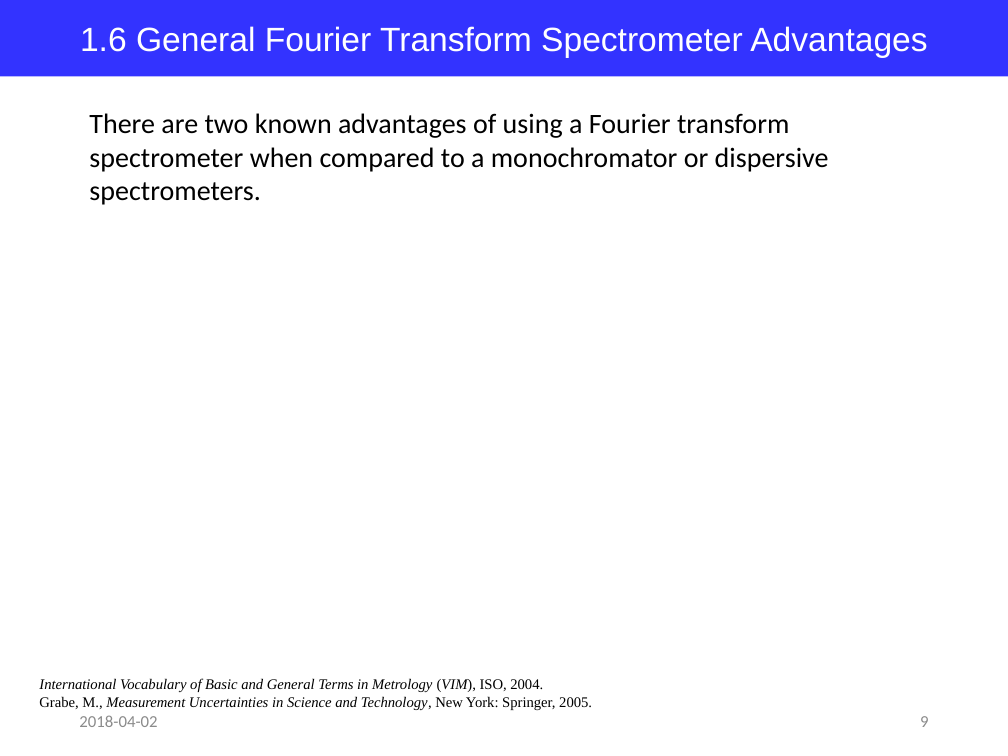
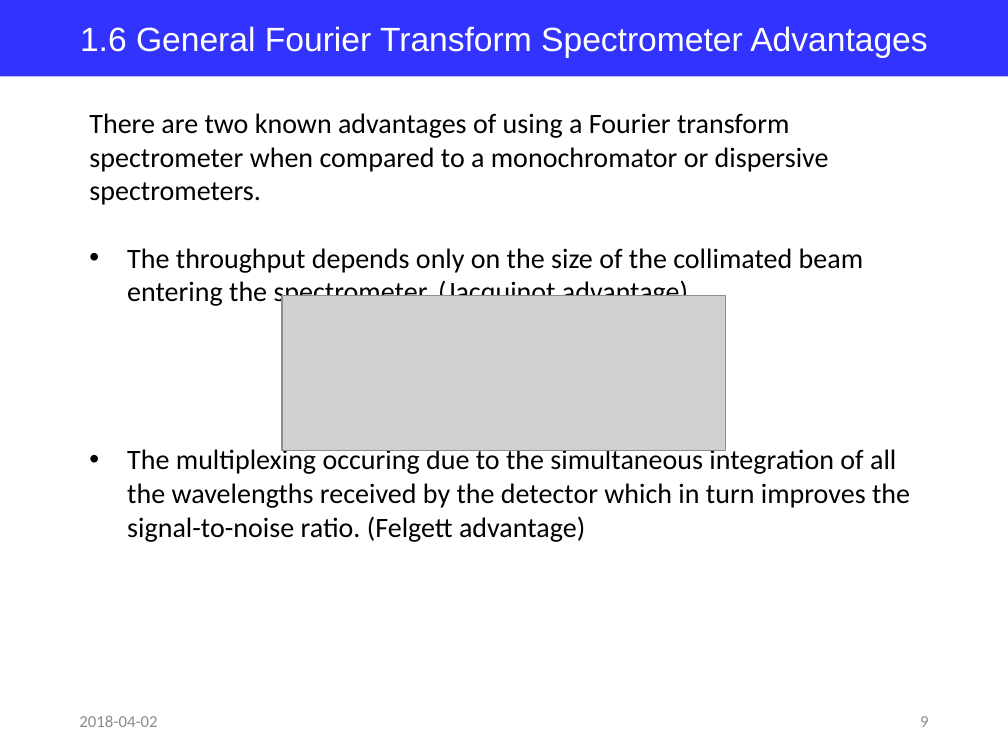
Before and after one commit to jglee96/NBTP_Lab, a slide deck: slide 9 of Terahertz Metrology/Ch5/Terahertz Metrology_Ch5.pptx. Drawn at 1008x756 pixels with LibreOffice and Linux fonts; fonts in the diff are those of the drawing; grey boxes stand for pictures. Boxes give left, top, right and bottom in pixels: in the first picture for what was removed or moved away, otherwise in the second. Text is boxed around its words. In the diff, an @@ line names an element or a change of style, - is before the commit and + after.

```diff
--- a/Terahertz Metrology/Ch5/Terahertz Metrology_Ch5.pptx
+++ b/Terahertz Metrology/Ch5/Terahertz Metrology_Ch5.pptx
@@ text at bbox=[127, 248, 910, 542]: paragraphs added @@
+• The throughput depends only on the size of the collimated beam entering the spectrometer. (Jacquinot advantage)
+• The multiplexing occuring due to the simultaneous integration of all the wavelengths received by the detector which in turn improves the signal-to-noise ratio. (Felgett advantage)
@@ picture added at bbox=[282, 296, 726, 451] @@
@@ text removed at bbox=[39, 678, 592, 710] @@
-International Vocabulary of Basic and General Terms in Metrology (VIM), ISO, 2004.
-Grabe, M., Measurement Uncertainties in Science and Technology, New York: Springer, 2005.
```
Also in this commit, not shown: 5 other slides changed, 1 other file.
